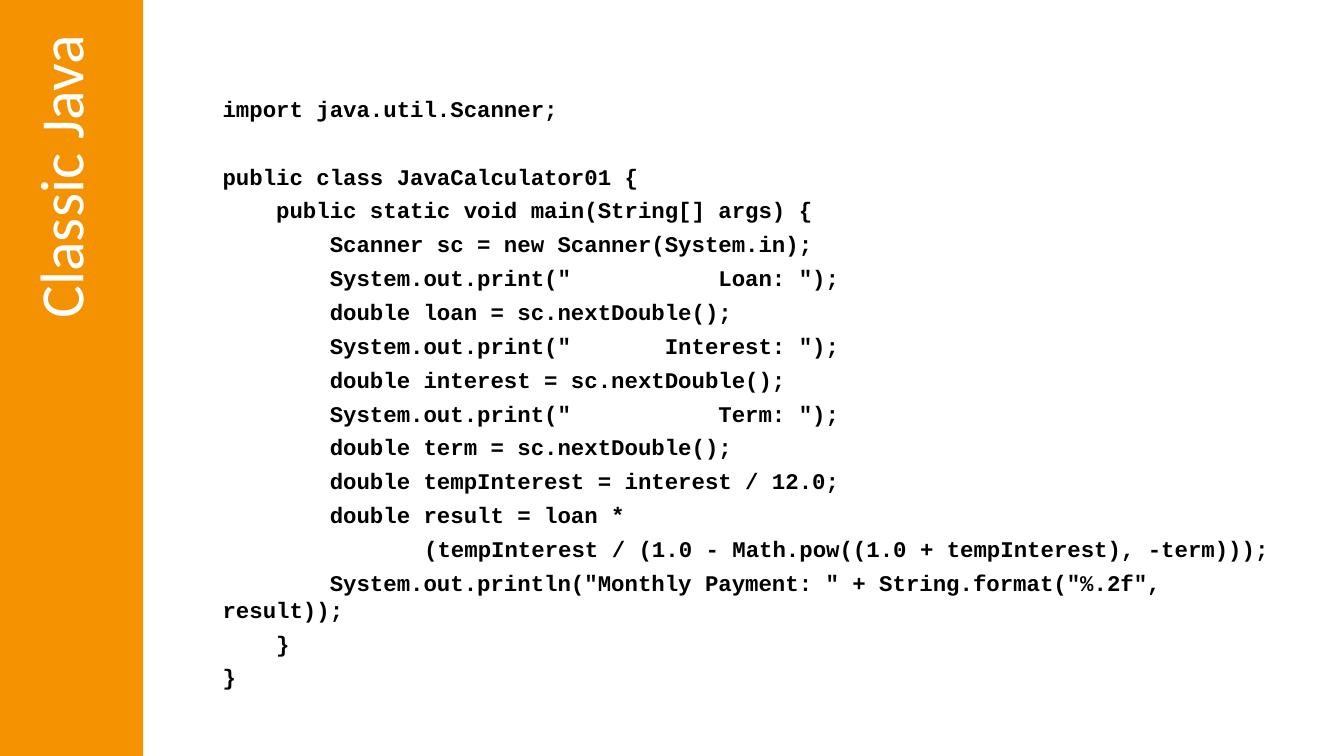
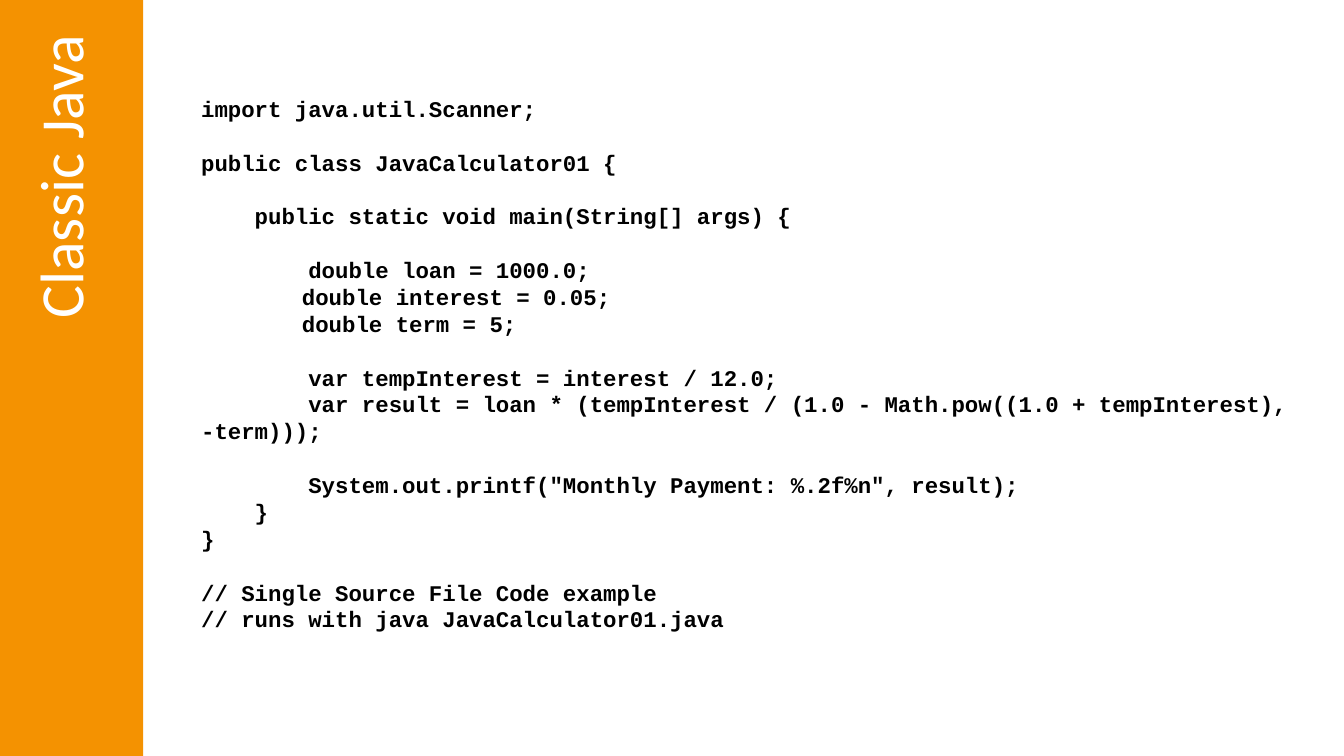
Before and after one commit to omniprof/JCP_EC_Education_WG_Presentation, a slide deck: slide 26 of Java in Education For JUGs 2.0 without notes.pptx. Drawn at 1344x756 pixels with LibreOffice and Linux fonts; fonts in the diff are those of the drawing. Boxes give left, top, right and bottom in pixels: in the first picture for what was removed or moved away, otherwise in the second. Text is boxed around its words. In the diff, an @@ line names an element or a change of style, - is before the commit and + after.

```diff
--- a/Java in Education For JUGs 2.0 without notes.pptx
+++ b/Java in Education For JUGs 2.0 without notes.pptx
@@ text "import java.util.Scanner;": place and size @@
-text "import java.util.Scanner;" at <box>223,101,1269,623</box>
+text "import java.util.Scanner;" at <box>201,101,1287,632</box>
@@ text at <box>201,101,764,229</box>: less space between paragraphs @@
@@ text at <box>201,262,1287,498</box>: text changed @@
-Scanner sc = new Scanner(System.in);
-System.out.print(" Loan: ");
-double loan = sc.nextDouble();
-System.out.print(" Interest: ");
-double interest = sc.nextDouble();
-System.out.print(" Term: ");
-double term = sc.nextDouble();
-double tempInterest = interest / 12.0;
-double result = loan *
-(tempInterest / (1.0 - Math.pow((1.0 + tempInterest), -term)));
-System.out.println("Monthly Payment: " + String.format("%.2f", result));
+double loan = 1000.0;
+double interest = 0.05;
+double term = 5;
+var tempInterest = interest / 12.0;
+var result = loan * (tempInterest / (1.0 - Math.pow((1.0 + tempInterest), -term)));
+System.out.printf("Monthly Payment: %.2f%n", result);
@@ text at <box>241,584,723,632</box>: paragraphs added @@
+// Single Source File Code example
+// runs with java JavaCalculator01.java
```
Also in this commit, not shown: 2 other slides changed, 5 other files.
